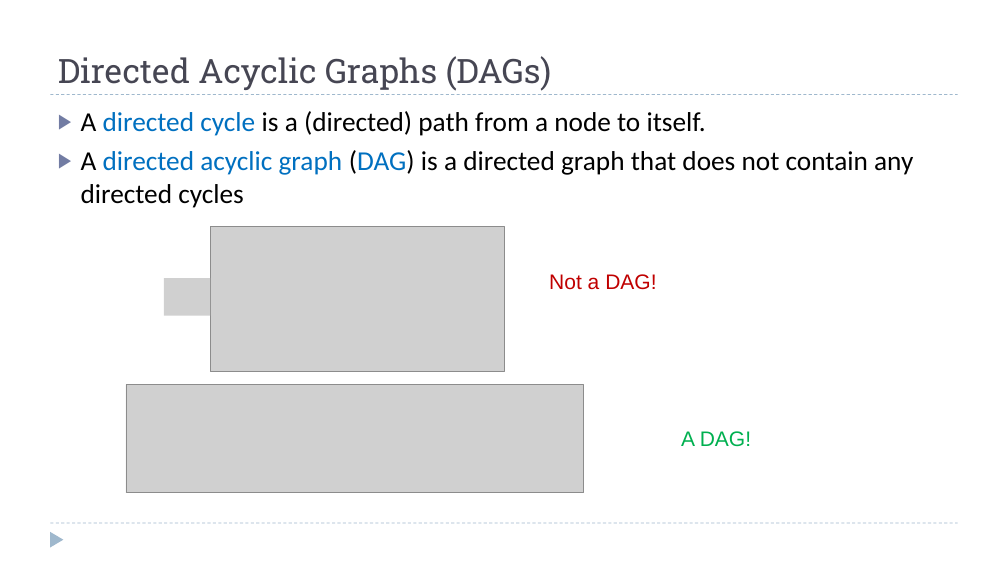
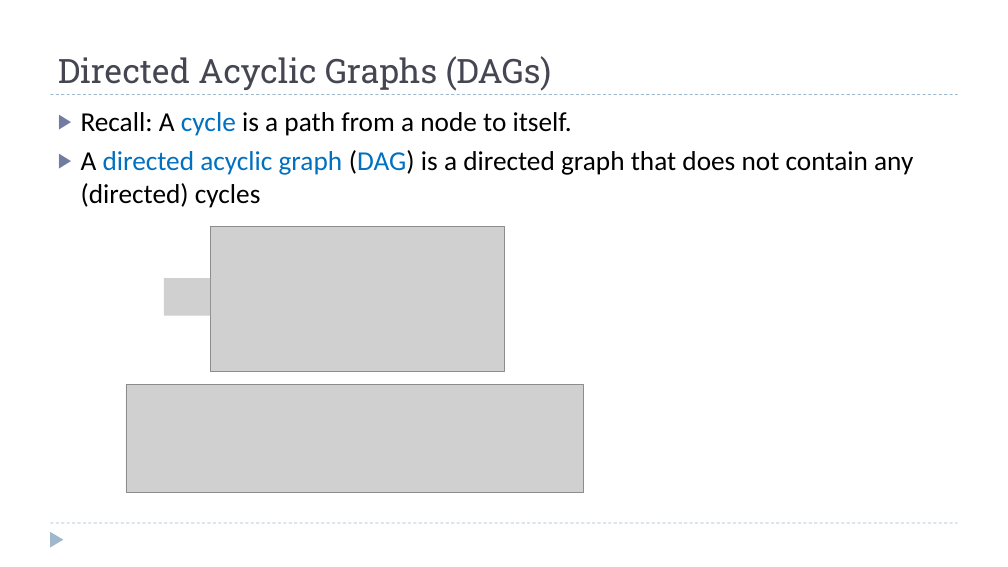
Before and after one commit to dsc-courses/dsc40b-2025-wi, a slide deck: slide 35 of materials/lectures/13-dfs/slides.pptx (slide 26 before the commit). Drawn at 1008x567 pixels with LibreOffice and Linux fonts; fonts in the diff are those of the drawing; grey boxes stand for pictures. Boxes give left, top, right and bottom in pixels: in the first picture for what was removed or moved away, otherwise in the second. Text is boxed around its words. In the diff, an @@ line names an element or a change of style, - is before the commit and + after.

```diff
--- a/materials/lectures/13-dfs/slides.pptx
+++ b/materials/lectures/13-dfs/slides.pptx
@@ text at bbox=[81, 112, 913, 208]: text changed @@
-▶ A directed cycle is a (directed) path from a node to itself.
-▶ A directed acyclic graph (DAG) is a directed graph that does not contain any directed cycles
+▶ Recall: A cycle is a path from a node to itself.
+▶ A directed acyclic graph (DAG) is a directed graph that does not contain any (directed) cycles
@@ text removed at bbox=[549, 274, 656, 290] @@
-Not a DAG!
@@ text removed at bbox=[681, 431, 751, 447] @@
-A DAG!
```
Also in this commit, not shown: 5 other slides changed, 20 slides added, 20 other files.
